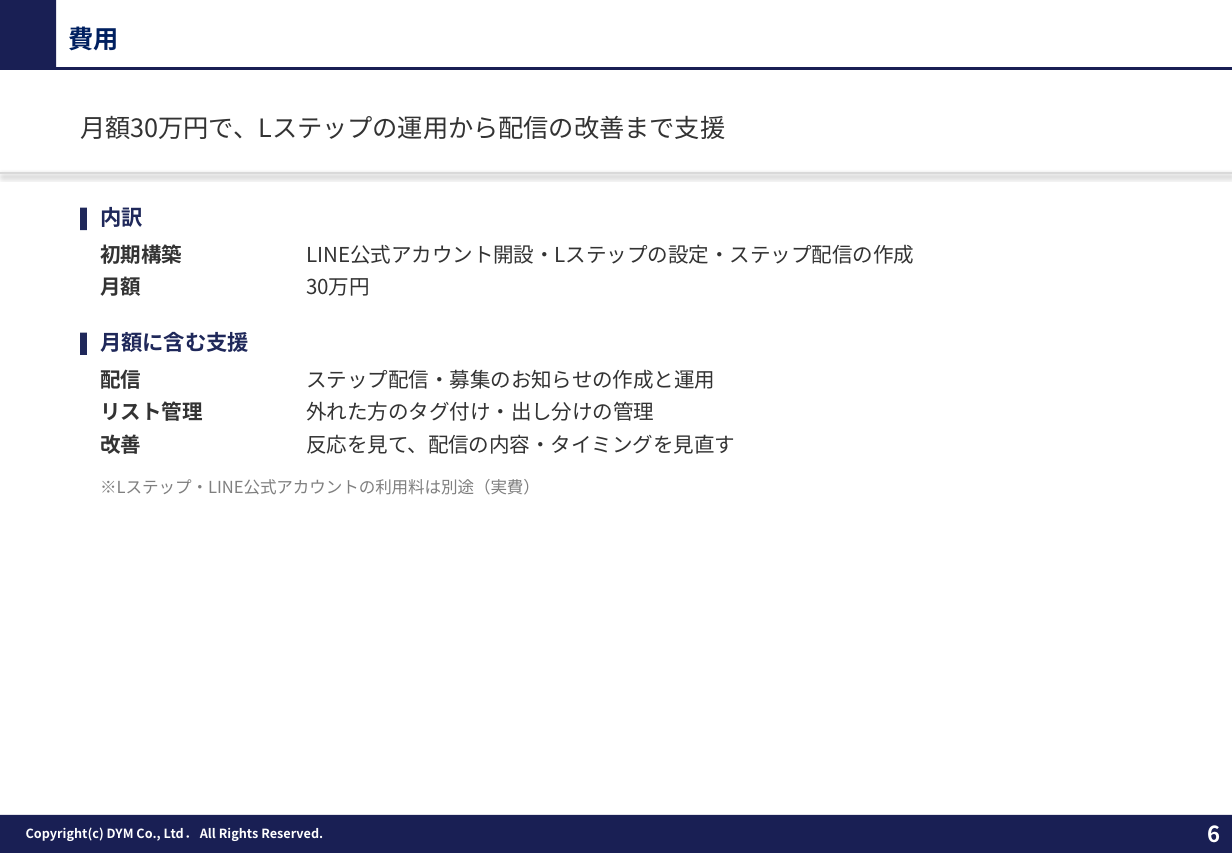
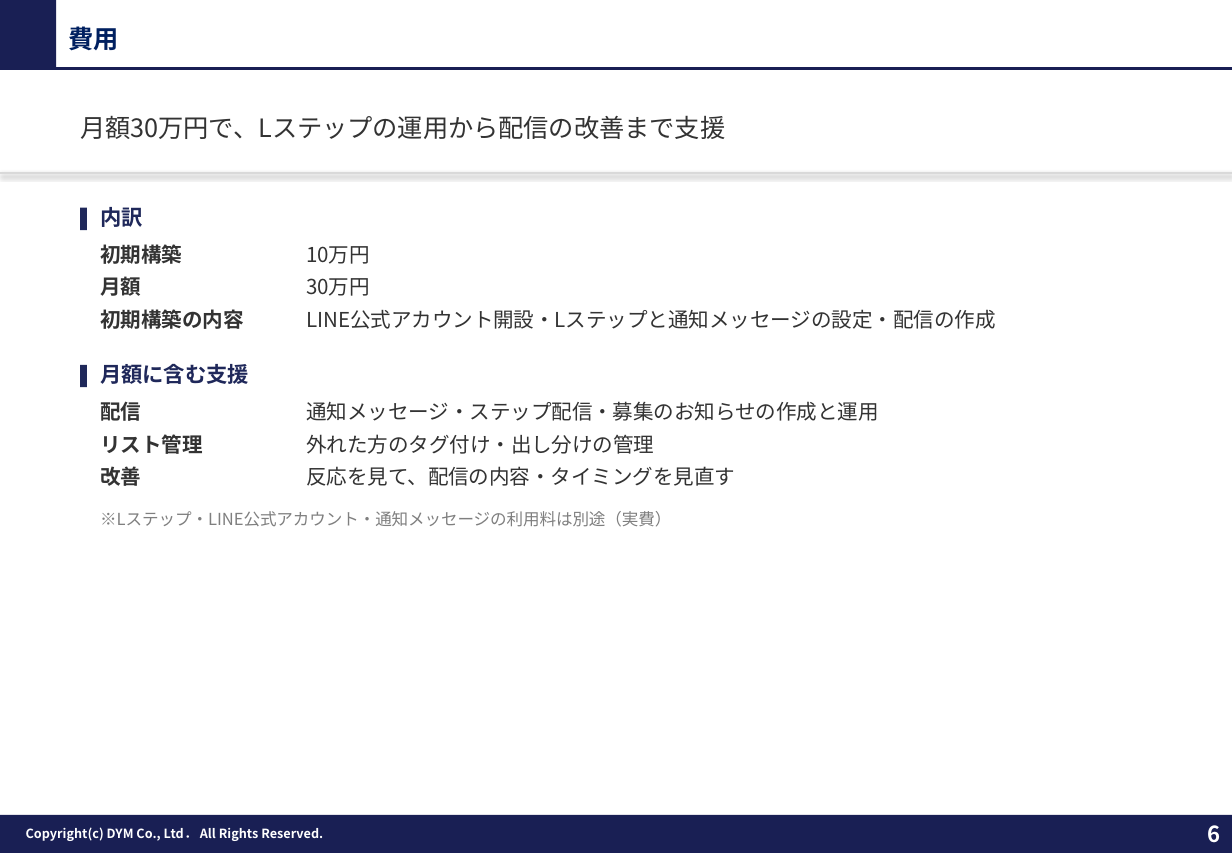
Before and after one commit to tonomura-r-dev/folder, a slide deck: slide 6 of 20261013_セキュリティー京葉御中_LINE採用追客のご提案.pptx. Drawn at 1232x853 pixels with LibreOffice and Linux fonts; fonts in the diff are those of the drawing; background and template pictures are left out. Boxes give left, top, right and bottom in pixels: in the first picture for what was removed or moved away, otherwise in the second. Text is boxed around its words. In the diff, an @@ line names an element or a change of style, - is before the commit and + after.

```diff
--- a/20261013_セキュリティー京葉御中_LINE採用追客のご提案.pptx
+++ b/20261013_セキュリティー京葉御中_LINE採用追客のご提案.pptx
@@ text at [306,246,370,264]: text changed @@
-LINE公式アカウント開設・Lステップの設定・ステップ配信の作成
+10万円
@@ text added at [100,309,243,329], 13 pt, text #333333, bold @@
+初期構築の内容
@@ text added at [306,309,995,329], 13 pt, text #333333 @@
+LINE公式アカウント開設・Lステップと通知メッセージの設定・配信の作成
@@ 3 texts, 1 rectangle: place and size @@
-3 texts, 1 rectangle at [80,332,654,421]
+3 texts, 1 rectangle at [80,364,654,454]
@@ text at [306,401,879,421]: text changed @@
-ステップ配信・募集のお知らせの作成と運用
+通知メッセージ・ステップ配信・募集のお知らせの作成と運用
@@ 3 texts: place and size @@
-3 texts at [100,370,735,454]
+3 texts at [100,402,735,486]
@@ text at [100,511,671,527]: text changed @@
-※Lステップ・LINE公式アカウントの利用料は別途（実費）
+※Lステップ・LINE公式アカウント・通知メッセージの利用料は別途（実費）
```
Also in this commit, not shown: 2 other slides changed, 4 other files.
